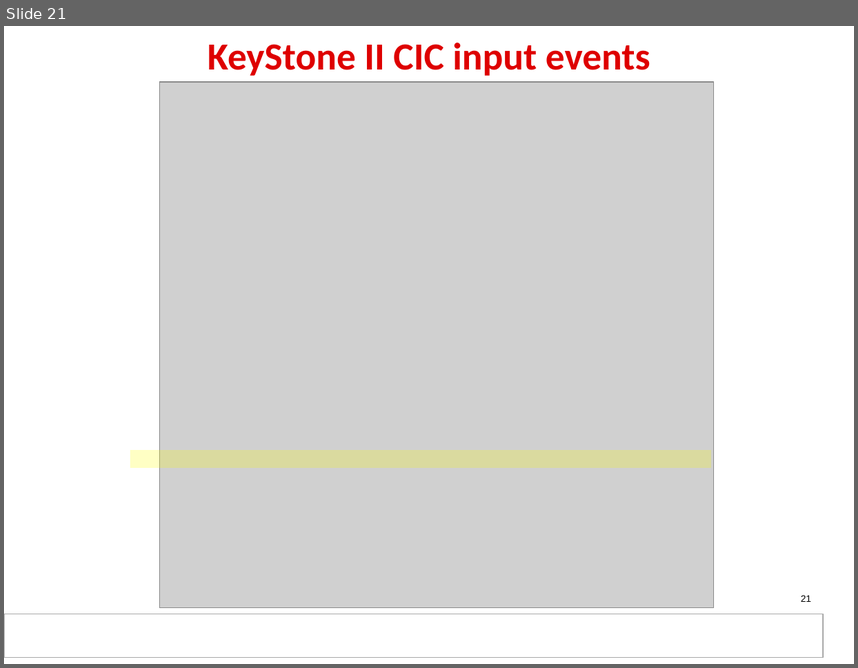
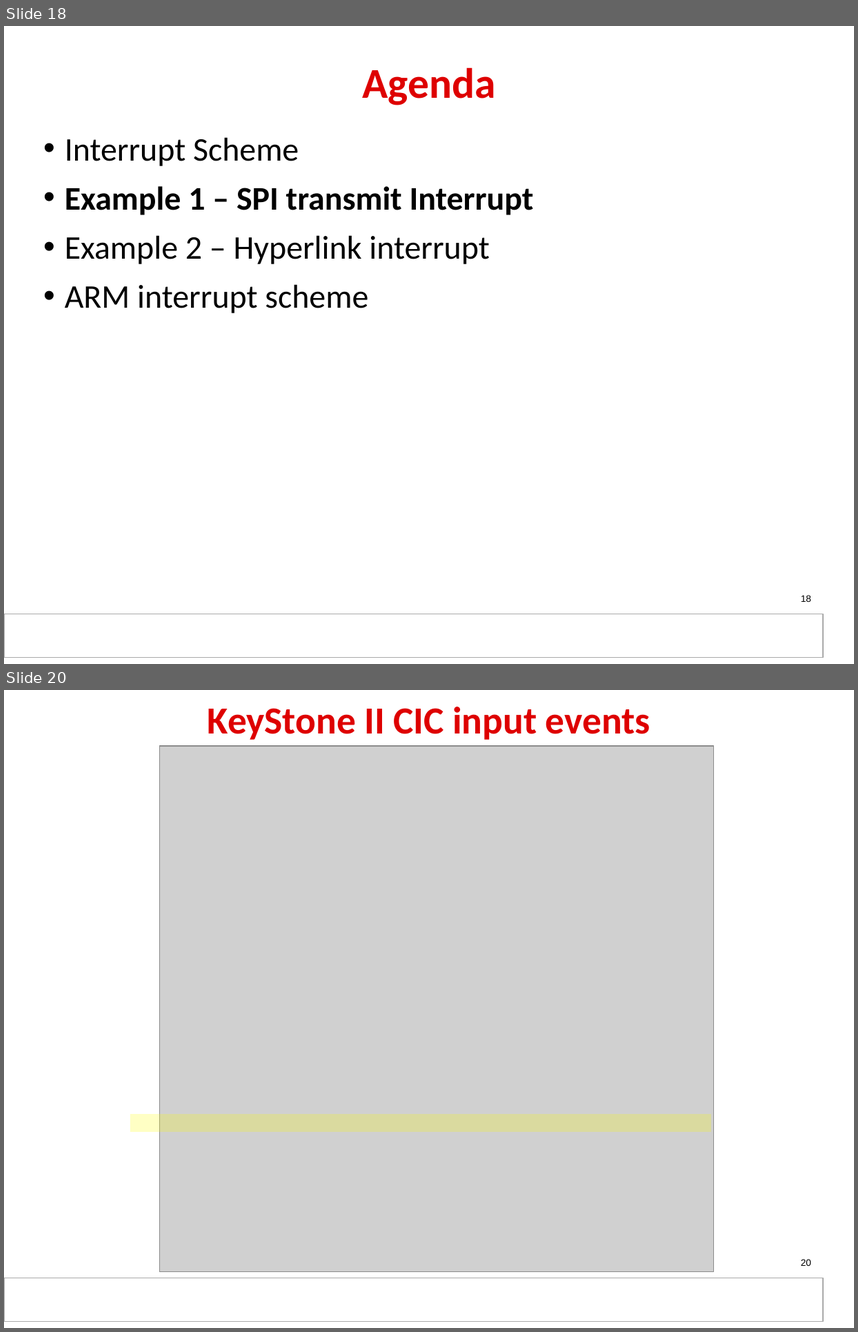
Before and after one commit to hari1989/keystone-workshop, a slide deck: slides/KeyStone_Interrupts.pptx. Shown one above the other, each under a label of ours: slide 21 before the commit, slides 18 and 20 after it; the slides between them are not shown. The pictures are 858x668 and 858x1332 pixels, drawn with LibreOffice and Linux fonts; fonts in the diff are those of the drawing; grey boxes stand for pictures; background and template pictures are left out. Boxes give left, top, right and bottom in pixels: in the first picture for what was removed or moved away, otherwise in the second. Text is boxed around its words. In the diff, an @@ line names an element or a change of style, - is before the commit and + after.

```diff
--- a/slides/KeyStone_Interrupts.pptx
+++ b/slides/KeyStone_Interrupts.pptx
@@ slide 18 added at <box>4,26,854,664</box>, background #FFFFFF; not listed: 2 template elements that a slide beside it also shows @@
@@ title added at <box>362,67,495,105</box>, 36 pt, text #DE0000, bold @@
+Agenda
@@ text added at <box>65,137,534,313</box>, 28 pt, text #000000 @@
+• Interrupt Scheme
+• Example 1 – SPI transmit Interrupt
+• Example 2 – Hyperlink interrupt
+• ARM interrupt scheme
@@ page number added at <box>801,595,811,601</box>, 8 pt, text #000000 @@
+18
@@ what was slide 21 is now slide 20 @@
@@ page number at <box>801,1259,811,1265</box>: text changed @@
-21
+20
```
Also in this commit, not shown: 6 slides changed, 3 other slides added, 3 slides removed.
